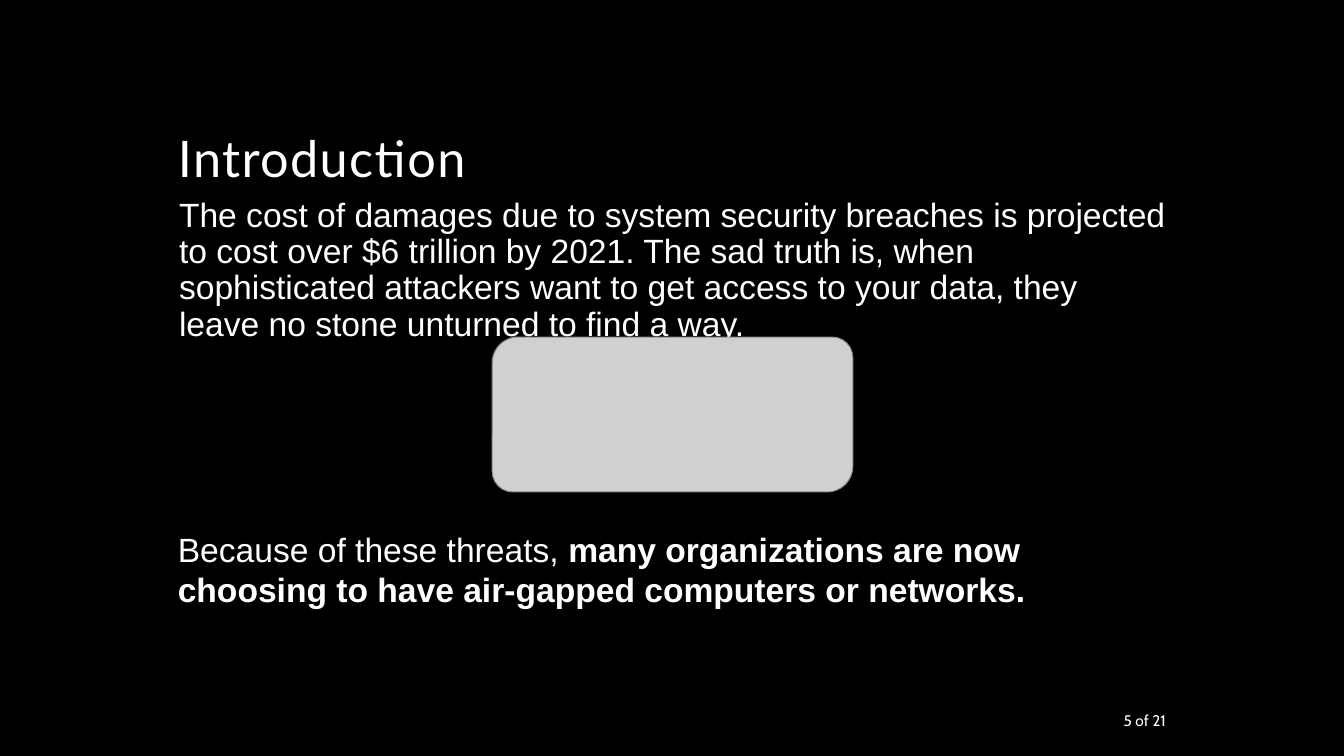
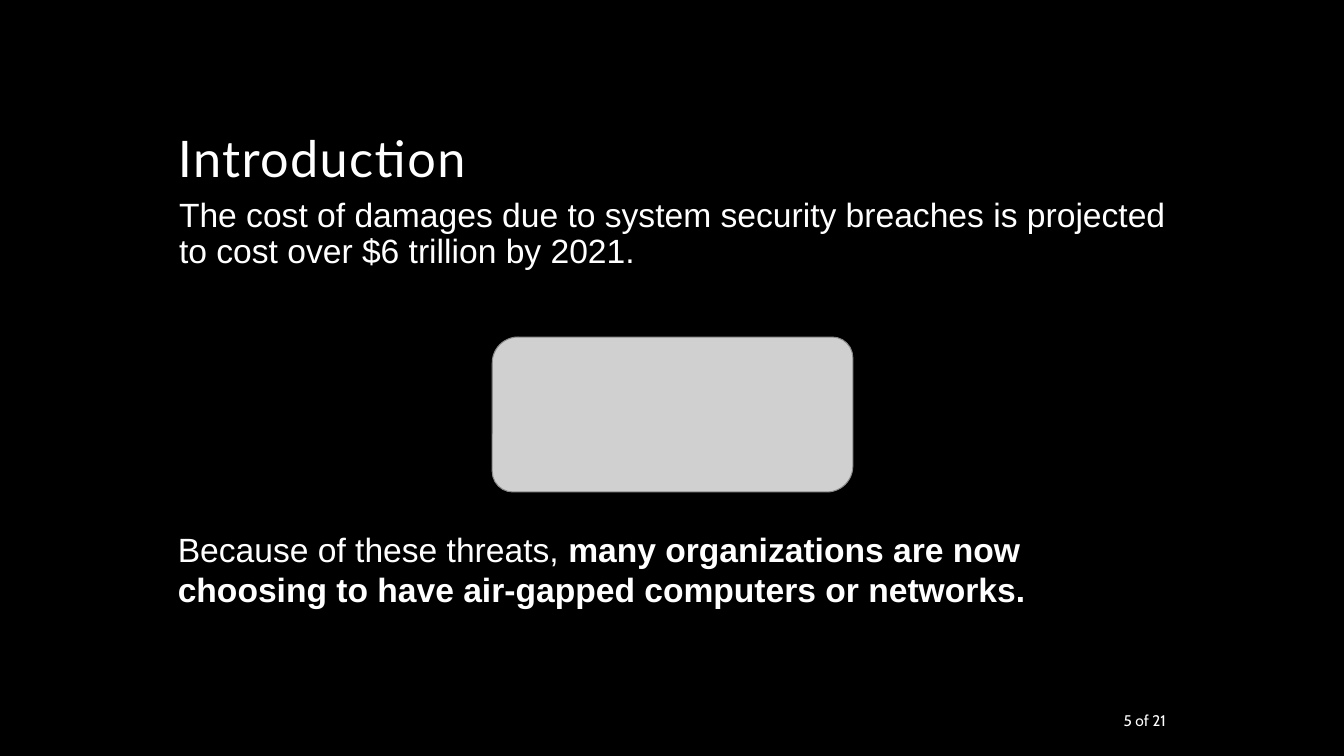
Before and after one commit to amirhnajafiz-university/S3ET01, a slide deck: slide 5 of slide/Air Gap Systems.pptx. Drawn at 1344x756 pixels with LibreOffice and Linux fonts; fonts in the diff are those of the drawing; grey boxes stand for pictures; background and template pictures are left out. Boxes give left, top, right and bottom in pixels: in the first picture for what was removed or moved away, otherwise in the second. Text is boxed around its words. In the diff, an @@ line names an element or a change of style, - is before the commit and + after.

```diff
--- a/slide/Air Gap Systems.pptx
+++ b/slide/Air Gap Systems.pptx
@@ text at [179, 202, 1165, 270]: text changed @@
-The cost of damages due to system security breaches is projected to cost over $6 trillion by 2021. The sad truth is, when sophisticated attackers want to get access to your data, they leave no stone unturned to find a way.
+The cost of damages due to system security breaches is projected to cost over $6 trillion by 2021.
```
Also in this commit, not shown: 4 other slides changed, 1 other file.
